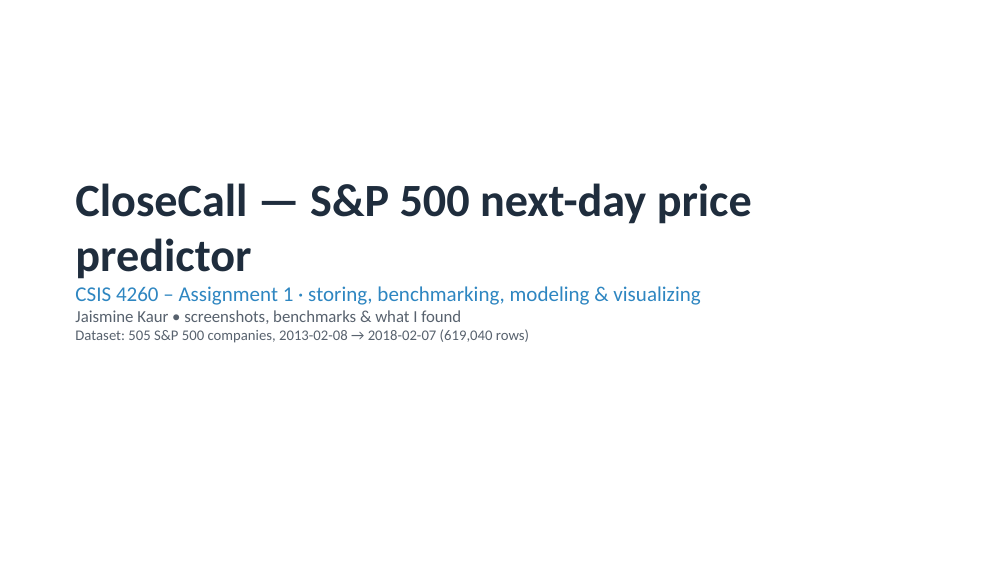
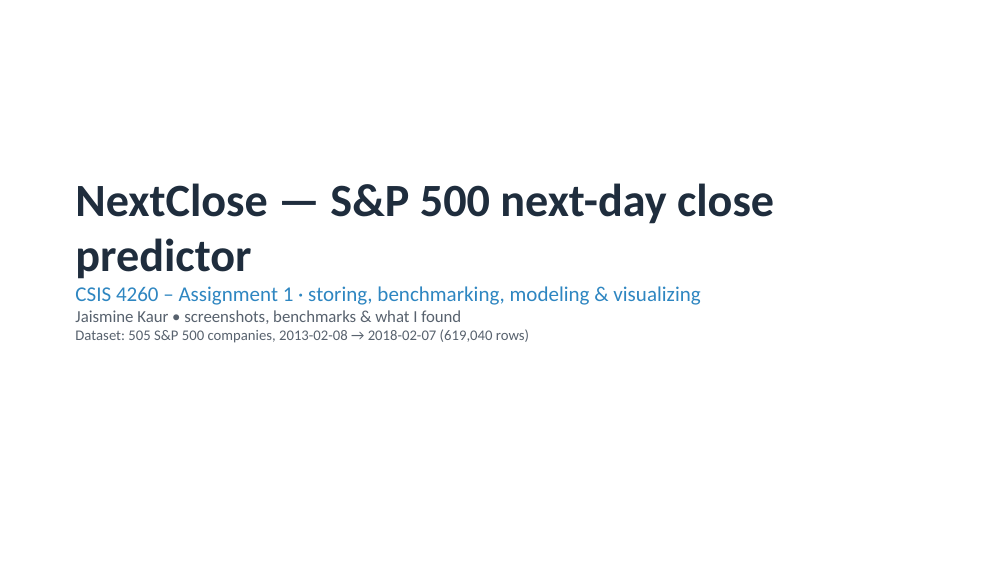
Before and after one commit to jaismine19/NextClose, a slide deck: slide 1 of docs/CSIS4260_Assignment1_Dashboard_Screenshots.pptx. Drawn at 1008x567 pixels with LibreOffice and Linux fonts; fonts in the diff are those of the drawing. Boxes give left, top, right and bottom in pixels: in the first picture for what was removed or moved away, otherwise in the second. Text is boxed around its words. In the diff, an @@ line names an element or a change of style, - is before the commit and + after.

Commit message:
Rename project to NextClose

```diff
--- a/docs/CSIS4260_Assignment1_Dashboard_Screenshots.pptx
+++ b/docs/CSIS4260_Assignment1_Dashboard_Screenshots.pptx
@@ text at (x1=75, y1=183, x2=774, y2=279): text changed @@
-CloseCall — S&P 500 next-day price predictor
+NextClose — S&P 500 next-day close predictor
```
Also in this commit, not shown: 9 other files.
